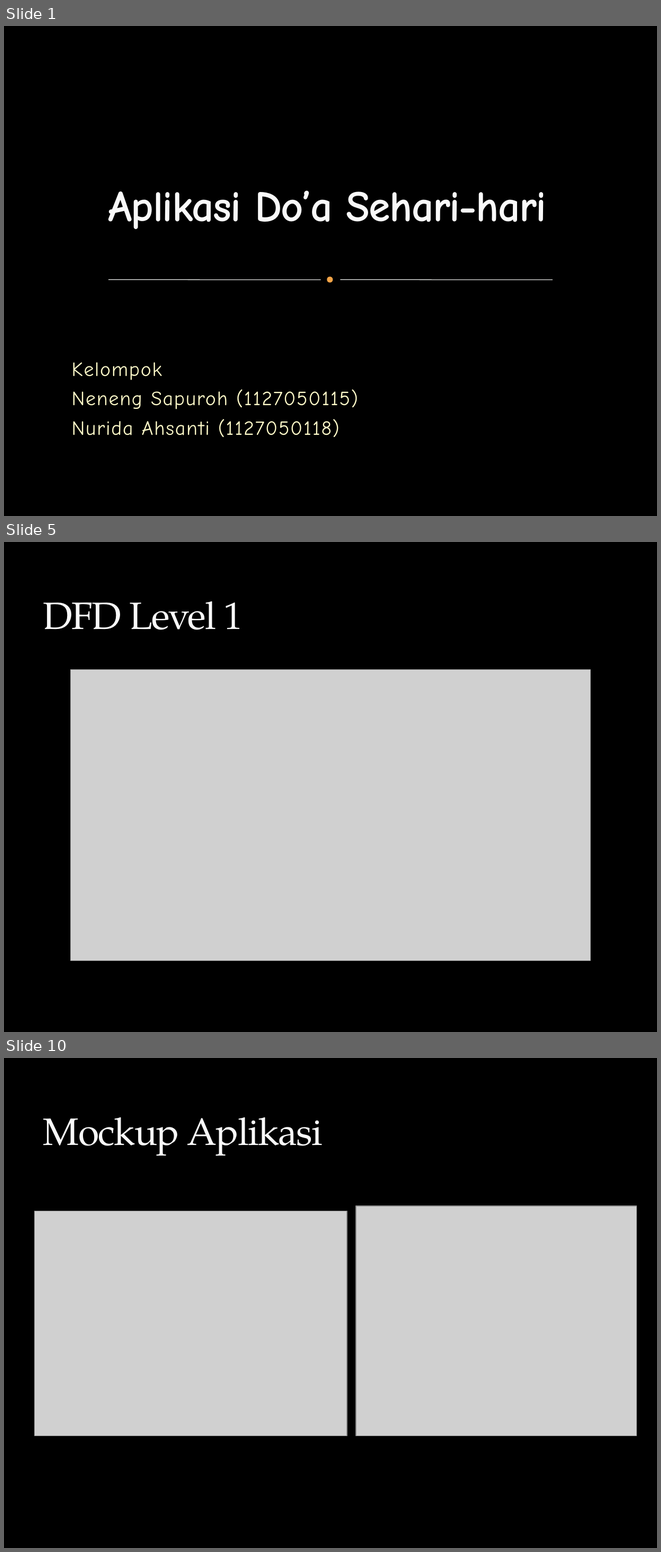
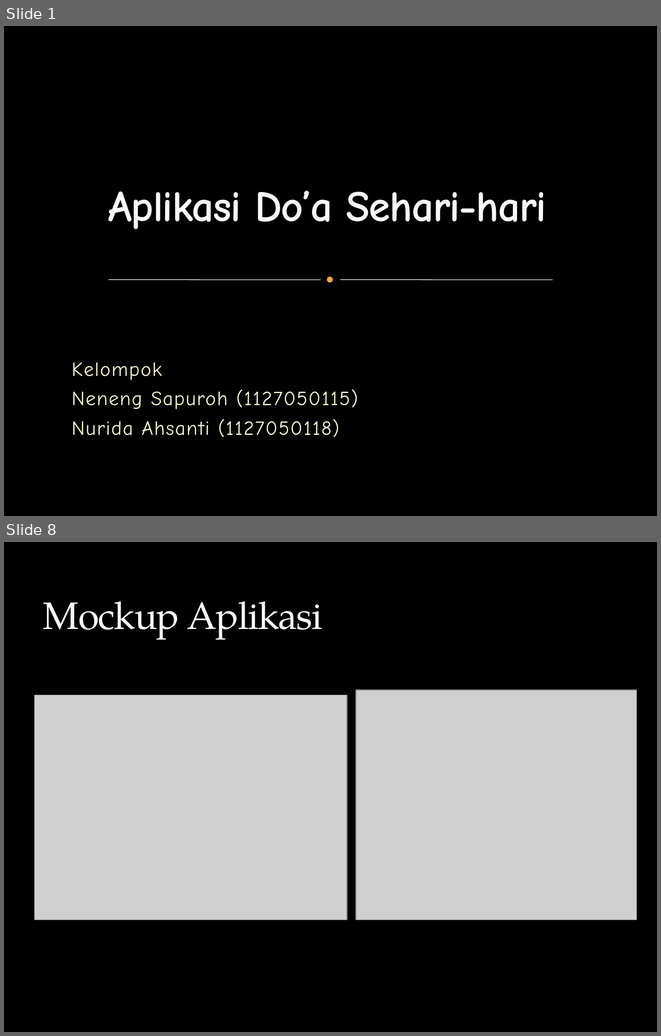
Before and after one commit to NenengSapuroh/Tugas_usecase_pizza, a slide deck: Tubes/power point Aplikasi Do’a Sehari-hari.pptx. Shown one above the other, each under a label of ours: slides 1, 5 and 10 before the commit, slides 1 and 8 after it; the slides between them are not shown. The pictures are 661x1552 and 661x1036 pixels, drawn with LibreOffice and Linux fonts; fonts in the diff are those of the drawing; grey boxes stand for pictures; background and template pictures are left out. Boxes give left, top, right and bottom in pixels: in the first picture for what was removed or moved away, otherwise in the second. Text is boxed around its words. In the diff, an @@ line names an element or a change of style, - is before the commit and + after.

```diff
--- a/Tubes/power point Aplikasi Do’a Sehari-hari.pptx
+++ b/Tubes/power point Aplikasi Do’a Sehari-hari.pptx
@@ slide 5 removed at (4,542,657,1032), background picture (left out) @@
@@ title removed at (43,601,243,630) @@
-DFD Level 1
@@ picture removed at (71,669,591,960) @@
@@ what was slide 10 is now slide 8 @@
```
Also in this commit, not shown: 5 slides changed, 1 slide added, 2 other slides removed, 5 other files.
